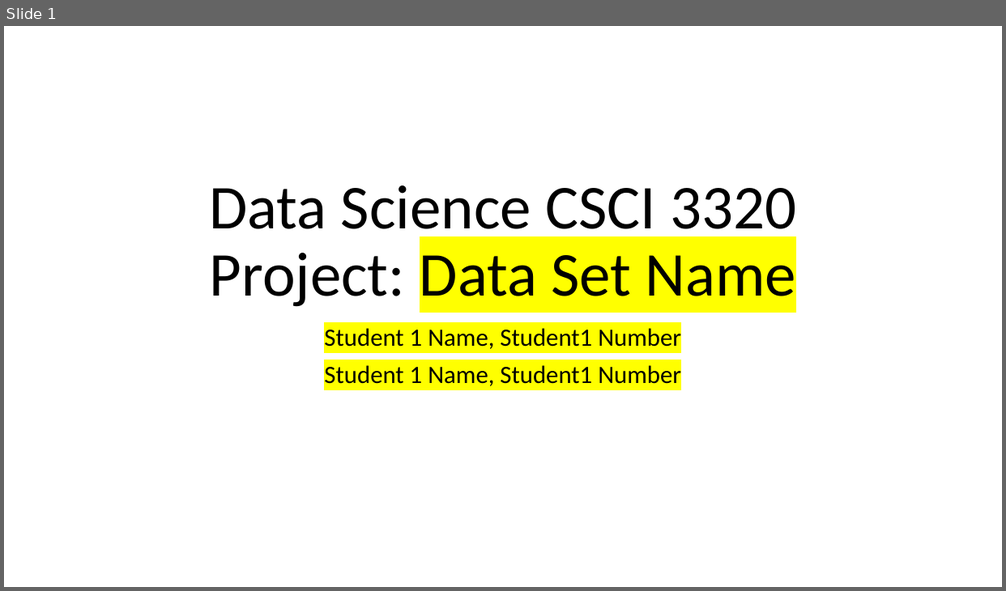
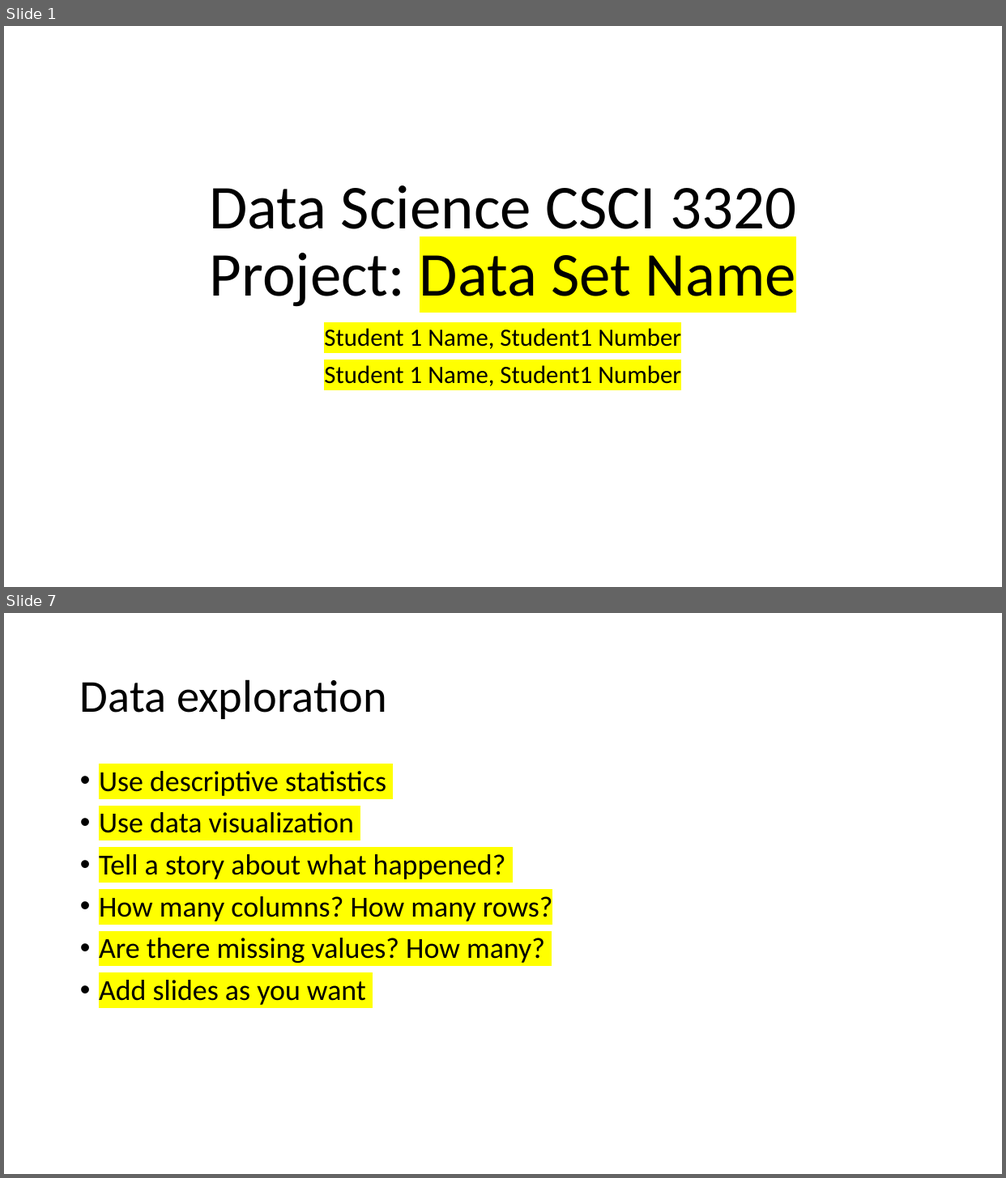
Before and after one commit to motazsaad/Data-Science-CSCI-3320, a slide deck: Project Presentation Template.pptx. Shown one above the other, each under a label of ours: slide 1 before the commit, slides 1 and 7 after it; the slides between them are not shown. The pictures are 1006x591 and 1006x1178 pixels, drawn with LibreOffice and Linux fonts; fonts in the diff are those of the drawing. Boxes give left, top, right and bottom in pixels: in the first picture for what was removed or moved away, otherwise in the second. Text is boxed around its words. In the diff, an @@ line names an element or a change of style, - is before the commit and + after.

```diff
--- a/Project Presentation Template.pptx
+++ b/Project Presentation Template.pptx
@@ slide 7 added at (4, 613, 1002, 1174), background #FFFFFF @@
@@ title added at (80, 679, 387, 719), 44 pt, text #000000 @@
+Data exploration
@@ text added at (99, 771, 553, 1005), 28 pt, text #000000 @@
+• Use descriptive statistics
+• Use data visualization
+• Tell a story about what happened?
+• How many columns? How many rows?
+• Are there missing values? How many?
+• Add slides as you want
```
Also in this commit, not shown: 11 other slides added.
